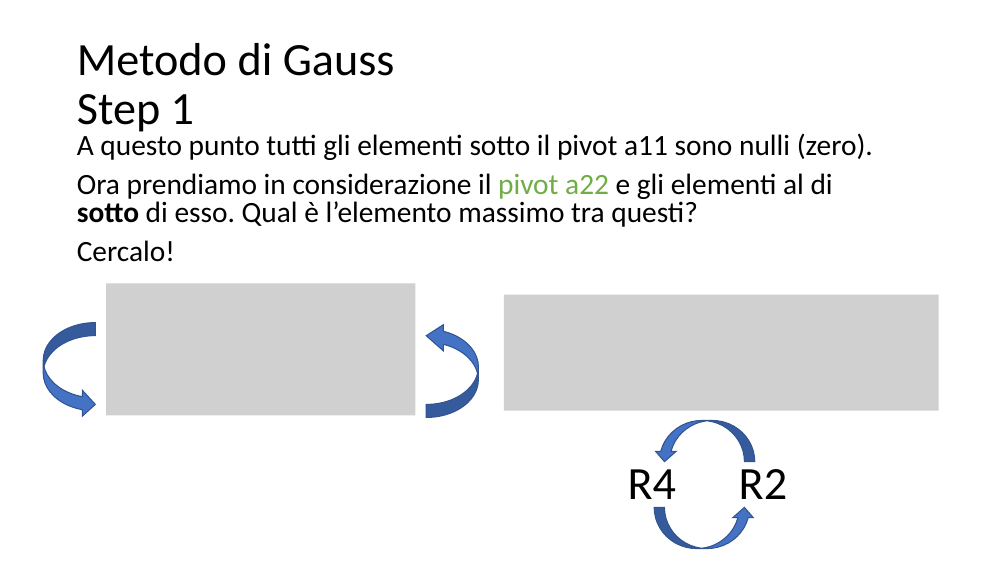
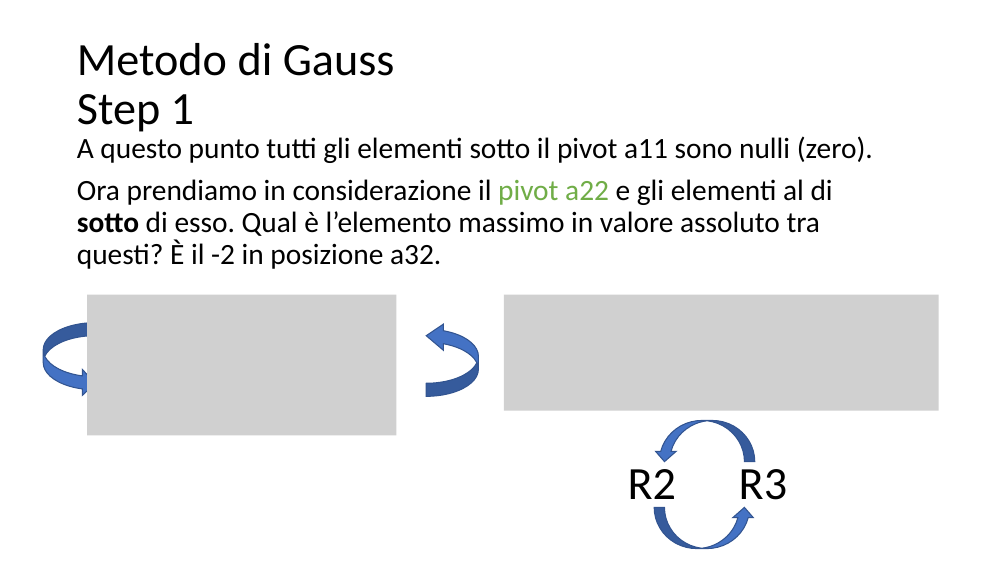
Before and after one commit to matteodelv/GaussLinearSystems, a slide deck: slide 32 of Presentazione.pptx. Drawn at 1008x567 pixels with LibreOffice and Linux fonts; fonts in the diff are those of the drawing; grey boxes stand for pictures. Boxes give left, top, right and bottom in pixels: in the first picture for what was removed or moved away, otherwise in the second. Text is boxed around its words. In the diff, an @@ line names an element or a change of style, - is before the commit and + after.

```diff
--- a/Presentazione.pptx
+++ b/Presentazione.pptx
@@ text at (77,136,873,163): line spacing 0.8 to 0.9 @@
@@ text at (77,179,833,269): text changed @@
-Ora prendiamo in considerazione il pivot a22 e gli elementi al di sotto di esso. Qual è l’elemento massimo tra questi?
-Cercalo!
+Ora prendiamo in considerazione il pivot a22 e gli elementi al di sotto di esso. Qual è l’elemento massimo in valore assoluto tra questi? È il -2 in posizione a32.
@@ picture: place and size @@
-picture at (106,284,415,415)
+picture at (87,295,396,436)
@@ curved right arrow: place and size @@
-curved right arrow at (43,323,95,417)
+curved right arrow at (43,323,95,396)
@@ curved right arrow: place and size @@
-curved right arrow at (426,323,479,417)
+curved right arrow at (426,323,479,396)
@@ text at (628,460,787,510): text changed @@
-R4 R2
+R2 R3
```
Also in this commit, not shown: 26 other slides changed, 3 slides added.
